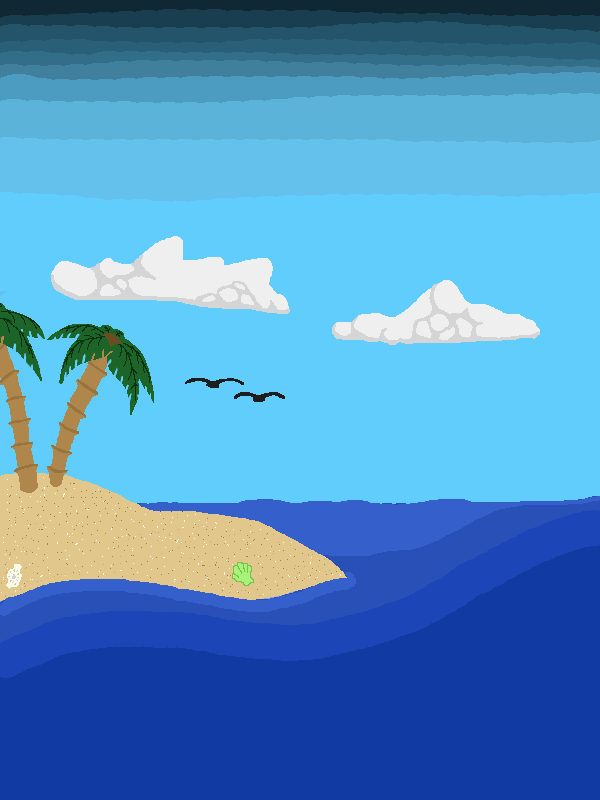
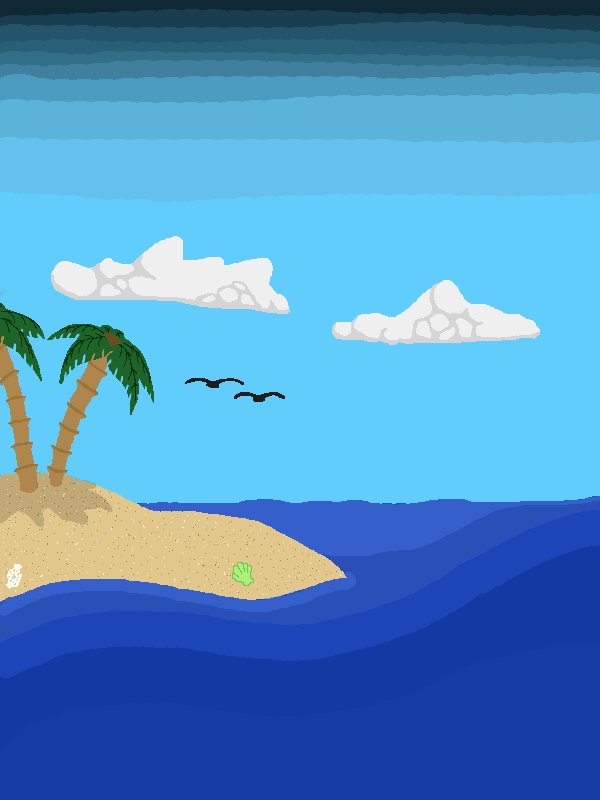
Layered file, before and after one edit (w=600, h=800). Changes by layer:
painted on "Layer 1" over 0, 472, 600, 800
